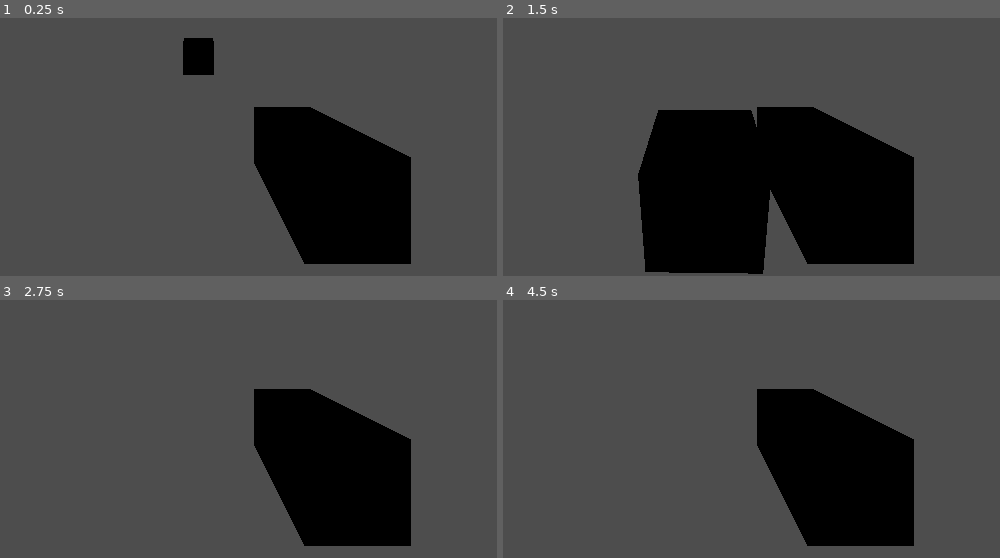
Above: before the commit, frames 1-4 (two rows, left to right).
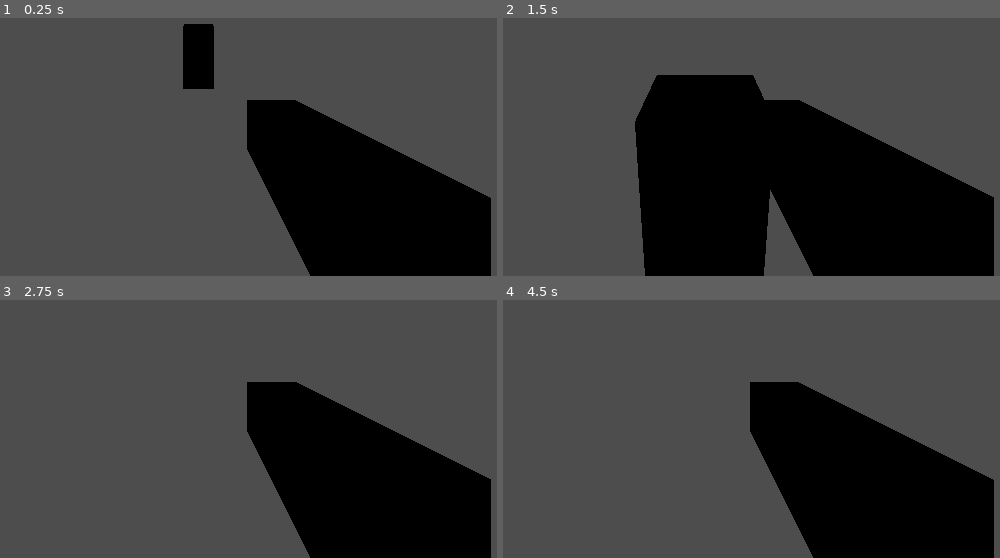
Above: after the commit, the same moments.

Repository: TheExpert24/America250-production
Game: Godot game, scene res://main_3d.tscn
Same seed, same stepped clock (60 frames per second), same inputs: the game is played once before the commit and once after it. This scene is started directly instead of the project's main scene.
Inputs (mouse positions are in pixels of both pictures, inside the frame that each line leads up to):
- Up to frame 1 (0.25 s): no input
- Up to frame 2 (1.5 s): tap Enter at 0.5 s; move the mouse to (746, 48) at 0.52 s; hold Up (ui_up) from 0.53 s (still down); click (746, 48) at 0.67 s; move the mouse to (662, 54) at 1.27 s; click (662, 54) at 1.42 s
- Up to frame 3 (2.75 s): keep holding Up (ui_up); move the mouse to (218, 325) at 2.02 s; click (218, 325) at 2.17 s
- Up to frame 4 (4.5 s): keep holding Up (ui_up); tap Space at 2.75, 4.25 s; move the mouse to (691, 341) at 2.77 s; click (691, 341) at 2.92 s; tap Enter at 3.5 s; move the mouse to (761, 338) at 3.52 s; click (761, 338) at 3.67 s; move the mouse to (642, 328) at 4.27 s; click (642, 328) at 4.42 s

The runs differ from the first frame. In frame 1, 8.4% of the frame differs, in the area x 36-99%, y 2-100%; in frame 2, 11%, in the area x 26-99%, y 22-100%; in frame 3, 7.7%; in frame 4, 7.7%.

Commit message:
added some stuff

Diff:
--- a/Enemy.gd
+++ b/Enemy.gd
@@ -6,8 +6,22 @@
 var attack_timer := 0.0
 var player
 
+@onready var mesh = $MeshInstance3D
+
+
 func _ready():
 	player = get_parent().get_node("Player")
+
+
+func flash():
+	var mat = StandardMaterial3D.new()
+	mat.albedo_color = Color.RED
+	mesh.material_override = mat
+
+	await get_tree().create_timer(0.1).timeout
+
+	mesh.material_override = null
+
 
 func take_damage(amount):
 	if !alive:
@@ -20,6 +34,7 @@
 		alive = false
 		queue_free()
 
+
 func _process(delta):
 	if !player or !player.alive or !alive:
 		return
@@ -29,11 +44,14 @@
 	var direction = (player.global_position - global_position).normalized()
 	global_position += direction * 2.0 * delta
 
-	look_at(Vector3(
-		player.global_position.x,
-		global_position.y,
-		player.global_position.z
-	), Vector3.UP)
+	look_at(
+		Vector3(
+			player.global_position.x,
+			global_position.y,
+			player.global_position.z
+		),
+		Vector3.UP
+	)
 
 	if global_position.distance_to(player.global_position) < 1.5:
 		if attack_timer <= 0:
--- /dev/null
+++ b/gun.gd
@@ -0,0 +1,16 @@
+extends Node3D
+
+@export var sway_strength := 0.02
+@export var return_speed := 8.0
+
+var target_rotation := Vector3.ZERO
+
+
+func _process(delta):
+	var mouse_input = Input.get_last_mouse_velocity()
+
+	target_rotation.y = -mouse_input.x * sway_strength
+	target_rotation.x = -mouse_input.y * sway_strength
+
+	rotation.x = lerp(rotation.x, target_rotation.x, return_speed * delta)
+	rotation.y = lerp(rotation.y, target_rotation.y, return_speed * delta)
--- a/main_3d.tscn
+++ b/main_3d.tscn
@@ -7,9 +7,10 @@
 size = Vector3(50, 1, 50)
 
 [sub_resource type="BoxMesh" id="BoxMesh_pt58c"]
-size = Vector3(0.2, 0.2, 0.5)
+size = Vector3(0.2, 0.2, 0.8)
 
 [sub_resource type="BoxMesh" id="BoxMesh_wiwsh"]
+size = Vector3(1, 2, 1)
 
 [sub_resource type="BoxShape3D" id="BoxShape3D_pt58c"]
 
@@ -47,3 +48,13 @@
 
 [node name="CollisionShape3D" type="CollisionShape3D" parent="Enemy" unique_id=746602221]
 shape = SubResource("BoxShape3D_pt58c")
+
+[node name="UI" type="CanvasLayer" parent="." unique_id=851229771]
+
+[node name="HitMarker" type="Label" parent="UI" unique_id=544752952]
+visible = false
+offset_right = 40.0
+offset_bottom = 23.0
+theme_override_colors/font_color = Color(1, 0, 0, 1)
+theme_override_font_sizes/font_size = 64
+text = "X"
--- a/player.gd
+++ b/player.gd
@@ -1,48 +1,29 @@
 extends CharacterBody3D
 
 @export var speed := 5.0
+
 var alive := true
 var health := 100
+
+var ads := false
 var can_shoot := true
 var fire_rate := 0.25
+
+@onready var neck = $Neck
 @onready var camera = $Neck/Camera3D
-@onready var neck = $Neck
+@onready var hit_marker = null
+
 
 func _ready():
 	Input.mouse_mode = Input.MOUSE_MODE_CAPTURED
-func shoot():
-	if !can_shoot:
-		return
+	hit_marker = get_tree().current_scene.get_node("UI/HitMarker")
 
-	can_shoot = false
 
-	# recoil
-	rotate_x(deg_to_rad(-1.0))
-
-	# raycast
-	var space_state = get_world_3d().direct_space_state
-	var start = camera.global_position
-	var end = start + (-camera.global_transform.basis.z * 100)
-
-	var query = PhysicsRayQueryParameters3D.create(start, end)
-	var result = space_state.intersect_ray(query)
-
-	if result:
-		var collider = result["collider"]
-		print("HIT:", collider)
-		if collider.has_method("take_damage"):
-			collider.take_damage(25)
-	else:
-		print("MISS")
-
-	await get_tree().create_timer(fire_rate).timeout
-	can_shoot = true
 func take_damage(amount):
 	if !alive:
 		return
 
 	health -= amount
-
 	if health < 0:
 		health = 0
 
@@ -50,23 +31,37 @@
 
 	if health <= 0:
 		alive = false
+		Input.mouse_mode = Input.MOUSE_MODE_VISIBLE
 		print("YOU DIED")
-		Input.mouse_mode = Input.MOUSE_MODE_VISIBLE
+
 
 func _unhandled_input(event):
-	if event is InputEventMouseButton:
-		if event.button_index == MOUSE_BUTTON_LEFT and event.pressed:
-			shoot()
+
 	if event.is_action_pressed("ui_cancel"):
 		Input.mouse_mode = Input.MOUSE_MODE_VISIBLE
 
 	if event is InputEventMouseButton and event.pressed:
 		Input.mouse_mode = Input.MOUSE_MODE_CAPTURED
 
+	# ADS
+	if event is InputEventMouseButton:
+		if event.button_index == MOUSE_BUTTON_RIGHT:
+			ads = event.pressed
+
+	# SHOOT
+	if event is InputEventMouseButton:
+		if event.button_index == MOUSE_BUTTON_LEFT and event.pressed:
+			shoot()
+
+	# MOUSE LOOK
 	if event is InputEventMouseMotion and Input.mouse_mode == Input.MOUSE_MODE_CAPTURED:
-		rotate_y(-event.relative.x * 0.0015)
 
-		neck.rotate_x(-event.relative.y * 0.0015)
+		var sens := 0.0015
+		if ads:
+			sens = 0.0007
+
+		rotate_y(-event.relative.x * sens)
+		neck.rotate_x(-event.relative.y * sens)
 
 		neck.rotation.x = clamp(
 			neck.rotation.x,
@@ -74,10 +69,12 @@
 			deg_to_rad(80)
 		)
 
+
 func _physics_process(delta):
 	if !alive:
 		return
 
+	# movement
 	var input_dir = Vector2.ZERO
 
 	if Input.is_action_pressed("ui_up"):
@@ -100,3 +97,41 @@
 	velocity.z = direction.z * speed
 
 	move_and_slide()
+
+
+func shoot():
+	if !can_shoot:
+		return
+
+	can_shoot = false
+
+	var space_state = get_world_3d().direct_space_state
+
+	var start = camera.global_position
+	var end = start + (-camera.global_transform.basis.z * 100)
+
+	var query = PhysicsRayQueryParameters3D.create(start, end)
+	var result = space_state.intersect_ray(query)
+
+	if result:
+		var collider = result["collider"]
+
+		print("HIT:", collider)
+
+		if collider.has_method("take_damage"):
+			collider.take_damage(25)
+			collider.flash()
+
+			hit_marker.visible = true
+			hit_marker.scale = Vector2(1.4, 1.4)
+
+			await get_tree().create_timer(0.05).timeout
+
+			hit_marker.visible = false
+			hit_marker.scale = Vector2(1.0, 1.0)
+
+	else:
+		print("MISS")
+
+	await get_tree().create_timer(fire_rate).timeout
+	can_shoot = true
Not shown, added: gun.gd.uid
